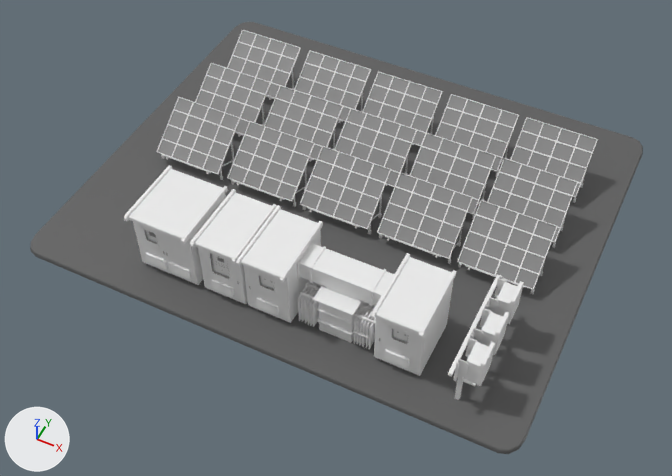
Two versions of the FBX model web/public/model/Area_C.fbx, one commit apart.
Rendered twice from a camera (50 mm lens) standing at (0.278, -0.774, 0.91) and looking at (-0.091, -0.036, -0.013). Lighting does not change. The marker at lower left points along +X, +Y and +Z. The first picture is the older version. Where no turn or scale is listed for an object, it has been applied to the vertices.

Script lines for the objects in view, before the commit:
```python
me_mesh = bpy.data.meshes.new('Mesh')
me_mesh.from_pydata(...)  # 4372 vertices, 3237 faces; spans x -0.335..0.335, y -0.281..0.281, z -0.058..0.058
# faces by material slot: [2937, 266, 34]
me_mesh.materials.append(mat_basecolor)  # white #ededed
me_mesh.materials.append(mat_lambert2)  # grey #888888
me_mesh.materials.append(mat_lambert3)  # dark grey #5f5f5f
ob_pcube60 = bpy.data.objects.new('pCube60', me_mesh)
ob_pcube60.location = (-0.103, 0.034, 0.048)
```
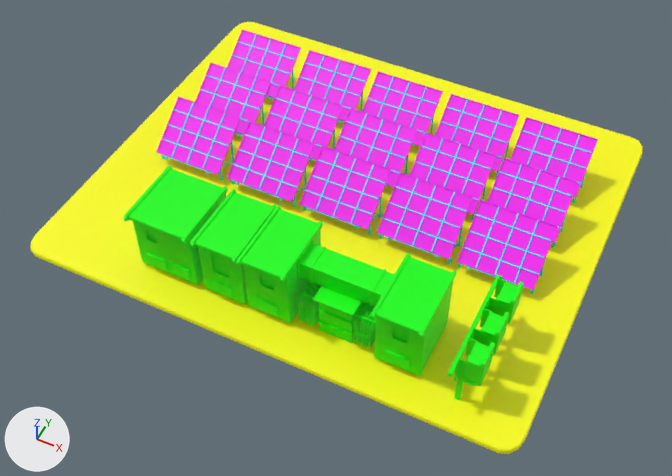
Boxes (x1, y1, x2, y2) around the edits, measured in the pictures (672 x 476 px):
part 1 of me_mesh, recoloured
    both: (161, 35, 592, 294)
part 2 of me_mesh, recoloured
    both: (156, 30, 598, 290)
part 3 of me_mesh, recoloured (white to green)
    both: (124, 165, 524, 400)
part 4 of me_mesh, recoloured (grey to pink)
    both: (301, 73, 596, 289)
part 5 of me_mesh, recoloured (grey to pink)
    both: (158, 31, 369, 200)
part 6 of me_mesh, recoloured
    both: (144, 230, 274, 291)
part 7 of me_mesh, recoloured
    both: (379, 329, 408, 344)
part 8 of me_mesh, recoloured (dark grey to yellow)
    both: (30, 22, 643, 454)

Edits to the bpy script that builds the scene:
```text
Add mat_texture_e:
    mat_texture_e = principled_material('texture_E')
    mat_texture_e.base_color = (1.0, 0.0, 1.0)  # pink #ff00ff
Add mat_texture_c:
    mat_texture_c = principled_material('texture_C')
    mat_texture_c.base_color = (0.0, 1.0, 0.0)  # green #00ff00
Add mat_texture_b:
    mat_texture_b = principled_material('texture_B')
    mat_texture_b.base_color = (1.0, 1.0, 0.0)  # yellow #ffff00
Add mat_texture_d:
    mat_texture_d = principled_material('texture_D')
    mat_texture_d.base_color = (0.0, 1.0, 1.0)  # cyan #00ffff
Change me_mesh:
    where me_mesh.from_pydata(...)  # 4372 vertices, 3237 faces; spans x -0.335..0.335, y -0.281..0.281, z -0.058..0.058
    used by ob_pcube60; location = (-0.103, 0.034, 0.048)
    me_mesh part 1: 1440 of the faces centred in x -0.268..0.278, y -0.069..0.172, z -0.044..0.019 switch from mat_basecolor (white #ededed) to mat_texture_d (cyan #00ffff)
    me_mesh part 2: 195 of the faces centred in x -0.268..0.279, y -0.068..0.174, z -0.024..0.025 switch from mat_basecolor (white #ededed) to mat_texture_e (pink #ff00ff)
    me_mesh part 3: 1302 of the faces centred in x -0.18..0.273, y -0.257..-0.105, z -0.044..0.058 switch from mat_basecolor (white #ededed) to mat_texture_c (green #00ff00)
    me_mesh part 4: 9 of the faces centred in x 0.007..0.229, y -0.034..0.141, z 0.0 switch from mat_lambert2 (grey #888888) to mat_texture_e (pink #ff00ff)
    me_mesh part 5: 6 of the faces centred in x -0.218..-0.104, y -0.034..0.141, z 0.0 switch from mat_lambert2 (grey #888888) to mat_texture_e (pink #ff00ff)
    me_mesh part 6: 201 of the faces centred in x -0.163..0.014, y -0.236..-0.232, z -0.001..0.038 switch from mat_lambert2 (grey #888888) to mat_texture_c (green #00ff00)
    me_mesh part 7: 47 of the faces centred in x 0.149..0.183, y -0.236..-0.232, z -0.001..0.032 switch from mat_lambert2 (grey #888888) to mat_texture_c (green #00ff00)
    me_mesh part 8: all 34 faces that had it switch from mat_lambert3 (dark grey #5f5f5f) to mat_texture_b (yellow #ffff00)
```
